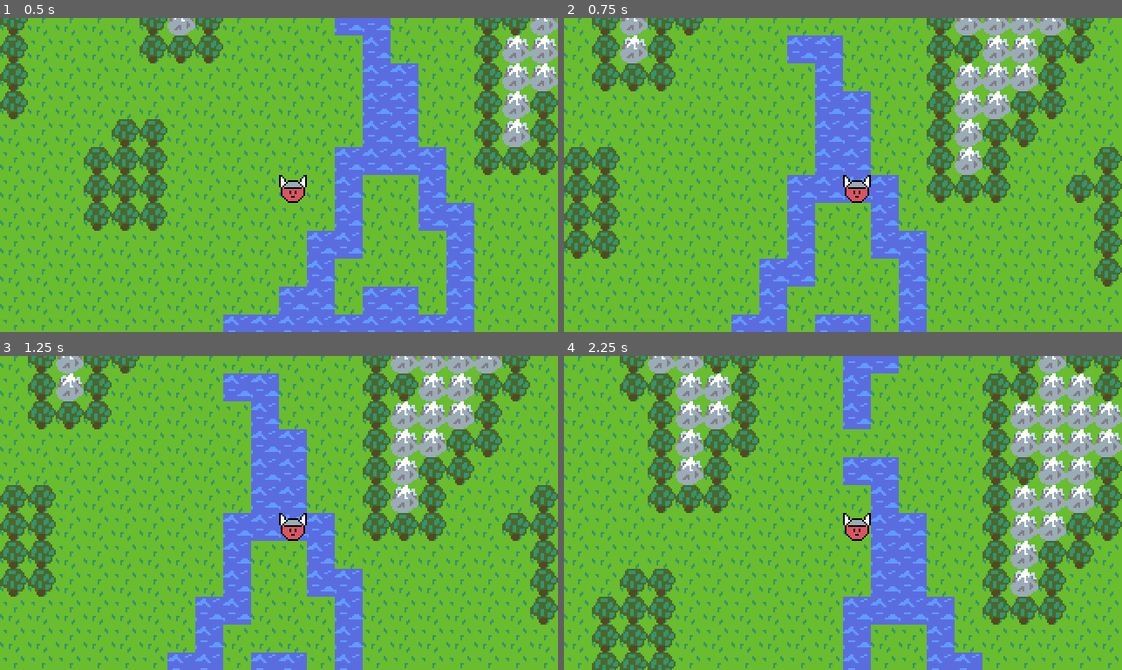
Above: before the commit, frames 1-4 (two rows, left to right).
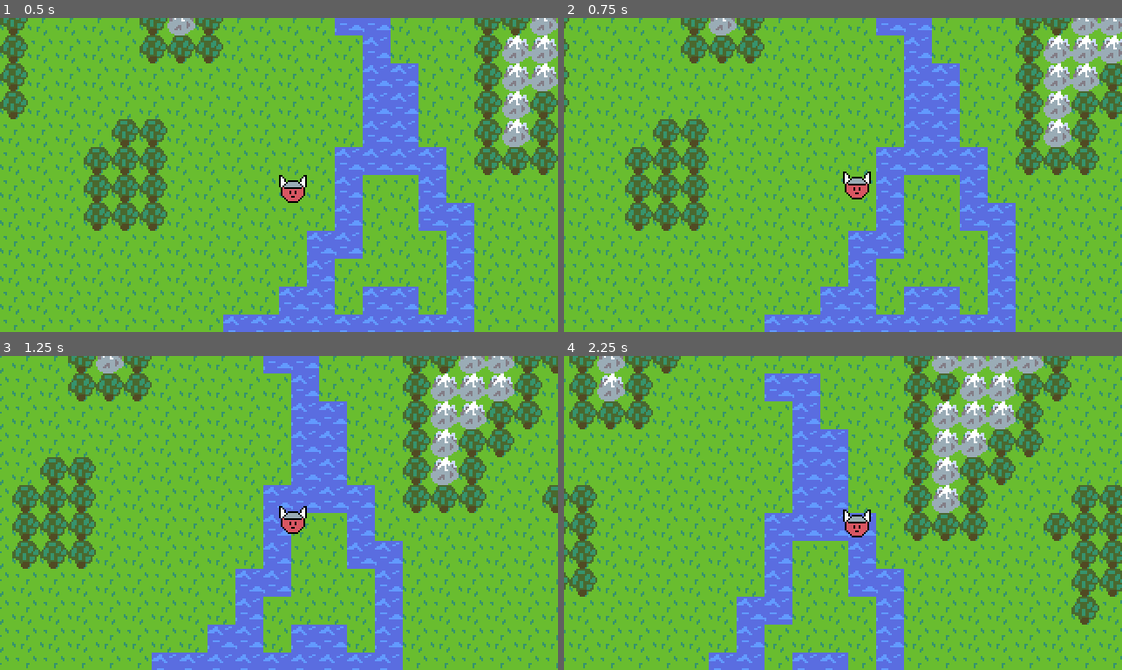
Above: after the commit, the same moments.

Repository: AaronWizard/LegendsOfMajesticSteel
Game: Godot game, scene res://scenes/Game.tscn
Two runs of this game, one before a commit and one after it. Both use one fixed random seed, a clock stepped at 60 frames per second and the inputs below.
Inputs (mouse positions are in pixels of both pictures, inside the frame that each line leads up to):
- Up to frame 1 (0.5 s): no input
- Up to frame 2 (0.75 s): tap Enter at 0.5 s; move the mouse to (965, 159) at 0.52 s; press the mouse at (965, 159) at 0.53 s
- Up to frame 3 (1.25 s): no input
- Up to frame 4 (2.25 s): move the mouse to (731, 528) at 1.27 s; release the mouse at (731, 528) at 1.28 s; click (731, 528) at 1.35 s; move the mouse to (898, 443) at 2.02 s; press the mouse at (898, 443) at 2.03 s

Frame 1 is identical in both runs. In frame 2, 53% of the frame differs, in the area x 0-100%, y 0-100%; in frame 3, 49%; in frame 4, 60%.

Commit message:
Animated actor movement

Diff:
--- a/scenes/actors/Actor.gd
+++ b/scenes/actors/Actor.gd
@@ -1,5 +1,7 @@
 class_name Actor
 extends Node2D
+
+signal animations_finished
 
 export var tile_size := Vector2(16, 16) setget set_tile_size
 
@@ -8,6 +10,9 @@
 
 onready var _pivot: Position2D = get_node("Pivot")
 onready var _sprite: Sprite = get_node("Pivot/Sprite")
+
+onready var tween: Tween = get_node("Tween")
+onready var _anim: AnimationPlayer = get_node("AnimationPlayer")
 
 func _ready() -> void:
 	var new_cell := position.snapped(tile_size) / tile_size
@@ -41,3 +46,23 @@
 
 func on_cell(c: Vector2) -> bool:
 	return cell == c
+
+
+func move_step(target_cell: Vector2) -> void:
+	assert(cell.distance_squared_to(target_cell) == 1)
+
+	var origin_cell = cell
+	set_cell(target_cell)
+
+	set_cell_offset(origin_cell - target_cell)
+	# warning-ignore:return_value_discarded
+	tween.interpolate_property(self, "cell_offset", cell_offset, Vector2.ZERO,
+			_anim.get_animation("move_step").length,
+			Tween.TRANS_LINEAR, Tween.EASE_IN_OUT)
+	# warning-ignore:return_value_discarded
+	tween.start()
+	_anim.play("move_step")
+
+
+func _on_Tween_tween_all_completed() -> void:
+	emit_signal("animations_finished")
--- a/scenes/actors/Actor.tscn
+++ b/scenes/actors/Actor.tscn
@@ -1,6 +1,23 @@
-[gd_scene load_steps=2 format=2]
+[gd_scene load_steps=3 format=2]
 
 [ext_resource path="res://scenes/actors/Actor.gd" type="Script" id=1]
+
+[sub_resource type="Animation" id=1]
+resource_name = "move_step"
+length = 0.25
+step = 0.125
+tracks/0/type = "value"
+tracks/0/path = NodePath("Pivot/Sprite:position")
+tracks/0/interp = 2
+tracks/0/loop_wrap = true
+tracks/0/imported = false
+tracks/0/enabled = true
+tracks/0/keys = {
+"times": PoolRealArray( 0, 0.125, 0.25 ),
+"transitions": PoolRealArray( 1, 1, 1 ),
+"update": 0,
+"values": [ Vector2( 0, 0 ), Vector2( 0, -4 ), Vector2( 0, 0 ) ]
+}
 
 [node name="Actor" type="Node2D"]
 script = ExtResource( 1 )
@@ -9,3 +26,9 @@
 position = Vector2( 8, 8 )
 
 [node name="Sprite" type="Sprite" parent="Pivot"]
+
+[node name="Tween" type="Tween" parent="."]
+
+[node name="AnimationPlayer" type="AnimationPlayer" parent="."]
+anims/move_step = SubResource( 1 )
+[connection signal="tween_all_completed" from="Tween" to="." method="_on_Tween_tween_all_completed"]
--- a/scenes/actors/WarriorPrincess.tscn
+++ b/scenes/actors/WarriorPrincess.tscn
@@ -9,12 +9,13 @@
 [node name="Sprite" parent="Pivot" index="0"]
 texture = ExtResource( 1 )
 
-[node name="Player" type="Node" parent="." index="1"]
-script = ExtResource( 3 )
-
-[node name="Camera2D" type="Camera2D" parent="." index="2"]
+[node name="Camera2D" type="Camera2D" parent="Pivot" index="1"]
+position = Vector2( -8, -8 )
 current = true
 drag_margin_left = 0.0
 drag_margin_top = 0.0
 drag_margin_right = 0.0
 drag_margin_bottom = 0.0
+
+[node name="Player" type="Node" parent="." index="1"]
+script = ExtResource( 3 )
--- a/scenes/ai/Player.gd
+++ b/scenes/ai/Player.gd
@@ -4,4 +4,23 @@
 
 func _unhandled_input(event: InputEvent) -> void:
 	if event.is_action_pressed("click"):
-		get_actor().cell = get_map().get_mouse_cell()
+		var target_cell = get_map().get_mouse_cell()
+
+		set_process_unhandled_input(false)
+
+		while get_actor().cell != target_cell:
+			var next_cell := get_actor().cell
+
+			if next_cell.x < target_cell.x:
+				next_cell.x += 1
+			elif next_cell.x > target_cell.x:
+				next_cell.x -= 1
+			elif next_cell.y < target_cell.y:
+				next_cell.y += 1
+			elif next_cell.y > target_cell.y:
+				next_cell.y -= 1
+
+			get_actor().move_step(next_cell)
+			yield(get_actor(), "animations_finished")
+
+		set_process_unhandled_input(true)
